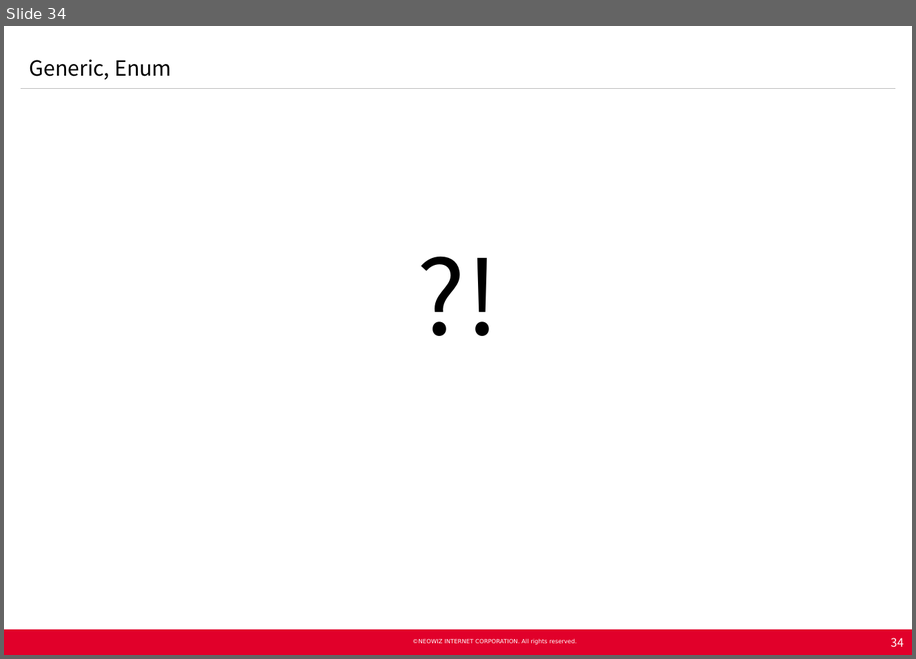
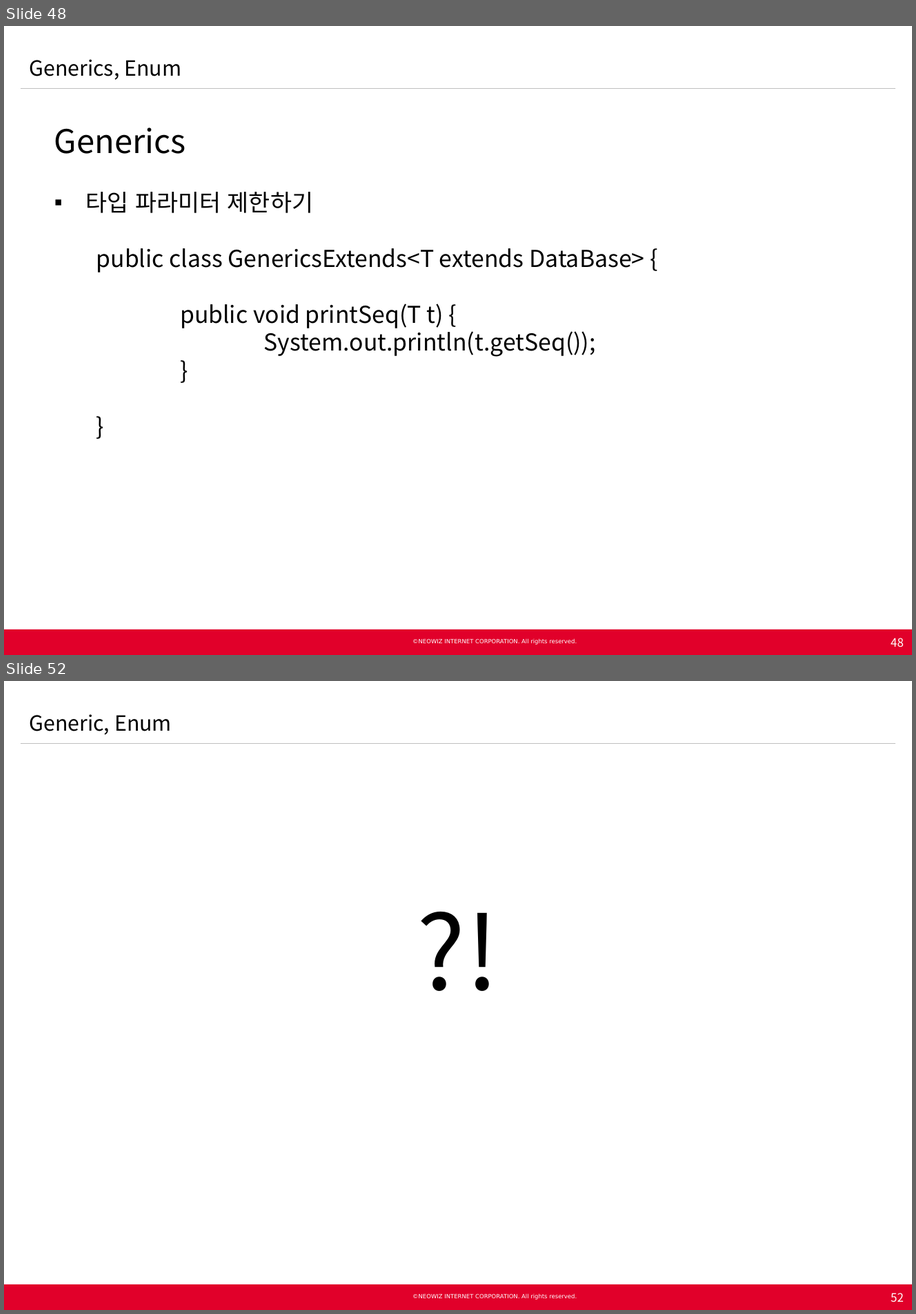
Before and after one commit to Neowizen/JavaStudy, a slide deck: Document/[2015.02.25] Java Study 2차 - Generics Enum.pptx. Shown one above the other, each under a label of ours: slide 34 before the commit, slides 48 and 52 after it; the slides between them are not shown. The pictures are 916x659 and 916x1314 pixels, drawn with LibreOffice and Linux fonts; fonts in the diff are those of the drawing; background and template pictures are left out. Boxes give left, top, right and bottom in pixels: in the first picture for what was removed or moved away, otherwise in the second. Text is boxed around its words. In the diff, an @@ line names an element or a change of style, - is before the commit and + after.

```diff
--- a/Document/[2015.02.25] Java Study 2차 - Generics Enum.pptx
+++ b/Document/[2015.02.25] Java Study 2차 - Generics Enum.pptx
@@ slide 48 added at (4, 26, 912, 655), background #FFFFFF; not listed: 5 template elements that a slide beside it also shows @@
@@ text added at (29, 59, 181, 80), 18 pt, text #000000 @@
+Generics, Enum
@@ text added at (54, 127, 644, 357), 20 pt, text #000000 @@
+  Generics
+  ▪ 타입 파라미터 제한하기
+    public class GenericsExtends<T extends DataBase> {
+    public void printSeq(T t) {
+    System.out.println(t.getSeq());
+    }
+    }
@@ page number added at (891, 637, 904, 647), 10 pt, text #FFFFFF @@
+48
@@ what was slide 34 is now slide 52 @@
@@ page number at (891, 1292, 904, 1302): text changed @@
-34
+52
```
Also in this commit, not shown: 29 slides changed, 18 other slides added, 1 slide removed.
